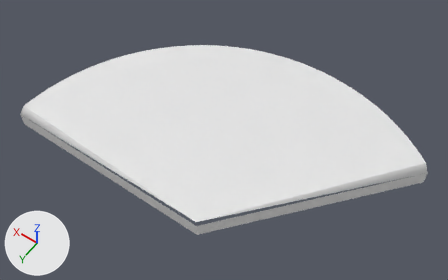
The OBJ model Assets/Models/Slice36.obj, before and after one commit.
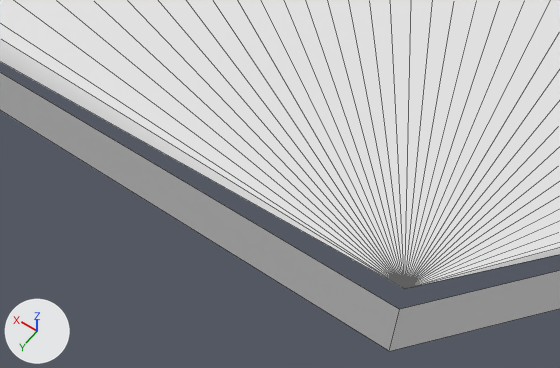
There are two pictures of each version: one whole from a 50 mm camera at (-0.814, 0.952, 2.119) aimed at (0.186, -0.448, -0.081), one close up from a 50 mm camera at (-0.092, 0.282, 0.483) aimed at (0.115, -0.008, 0.027). Arrows for +X, +Y and +Z are at lower left; the lights stay in place. The close-ups show mesh edges as thin lines. Where no turn or scale is listed for an object, it has been applied to the vertices.

The older version as bpy lines, for what is in view:
```python
me_slice36 = bpy.data.meshes.new('Slice36')
me_slice36.from_pydata(...)  # 44 vertices, 40 faces; spans x -0.64..1.0, y -1.0..0.0, z -0.1..0.0
# before: 0 (0.0, 0.0, 0.0) at pixel (404, 288), 2 (1.0, 0.0, -0.03), 39 (-0.64, -0.77, -0.03), 40 (0.0, 0.0, -0.1) at pixel (389, 351), 41 (0.0, 0.0, -0.03) at pixel (399, 309)
# before: 42 (1.0, 0.0, -0.1), 43 (-0.64, -0.77, -0.1)
ob_slice36 = bpy.data.objects.new('Slice36', me_slice36)
ob_slice36.location = (0.0, 0.0, 0.0)
```
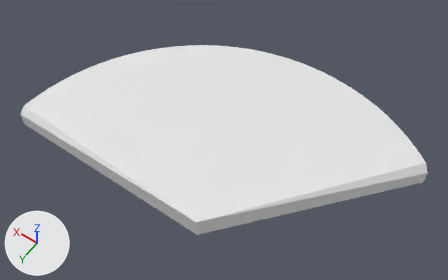
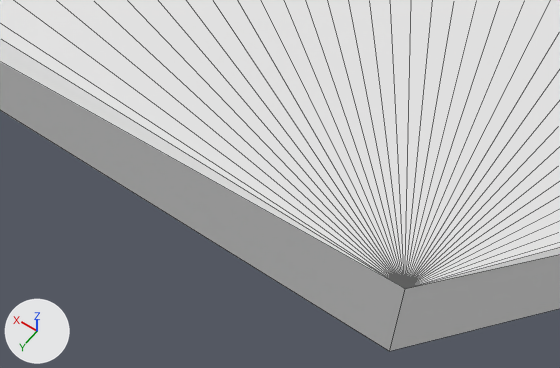
Changed parts and their boxes (x1, y1, x2, y2) in the close-ups (560 x 368 px; the box of a moved part takes in the faces that stretch with it):
part 1 of me_slice36, moved or reshaped
    before: (0, 72, 560, 351)
    after: (0, 62, 560, 351)

The change, as a list of edits to the scene's bpy script:
```text
Change me_slice36:
    where me_slice36.from_pydata(...)  # 44 vertices, 40 faces; spans x -0.64..1.0, y -1.0..0.0, z -0.1..0.0
    used by ob_slice36; location = (0.0, 0.0, 0.0)
    verts and faces of me_slice36; kept vertices keep their numbers, new ones are numbered from 44
    me_slice36 part 1
    add delete_vertices([41])  # with the faces that use them
    add faces += [(0, 2, 42, 40), (0, 40, 43, 39)]
```
